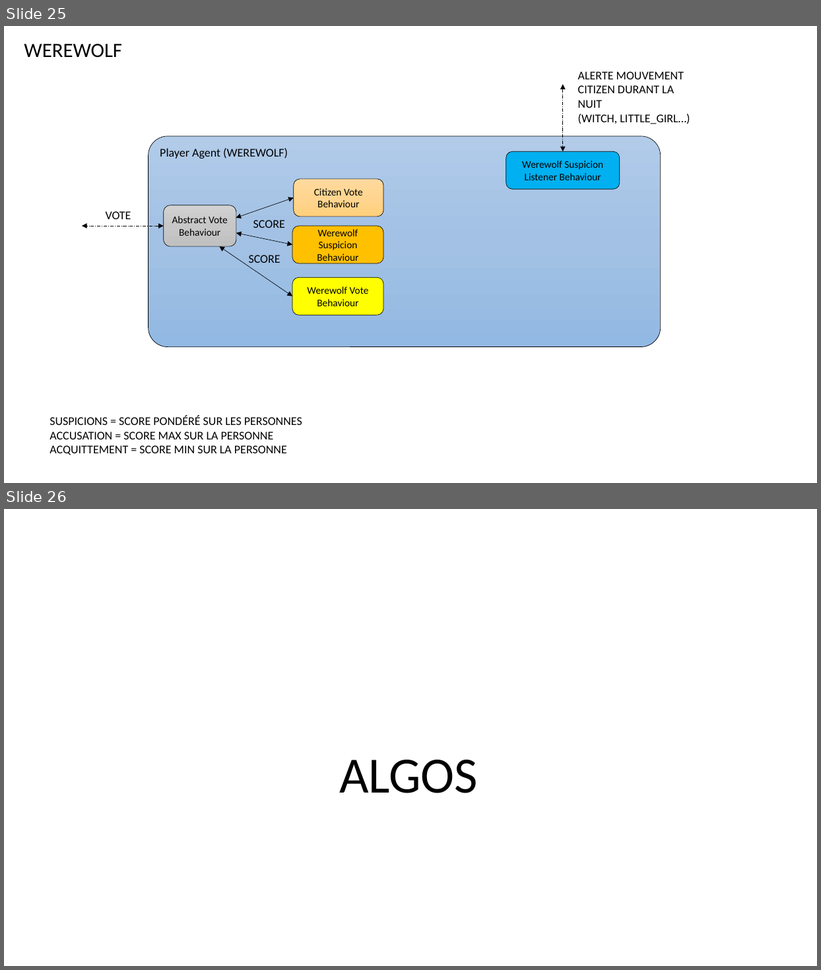
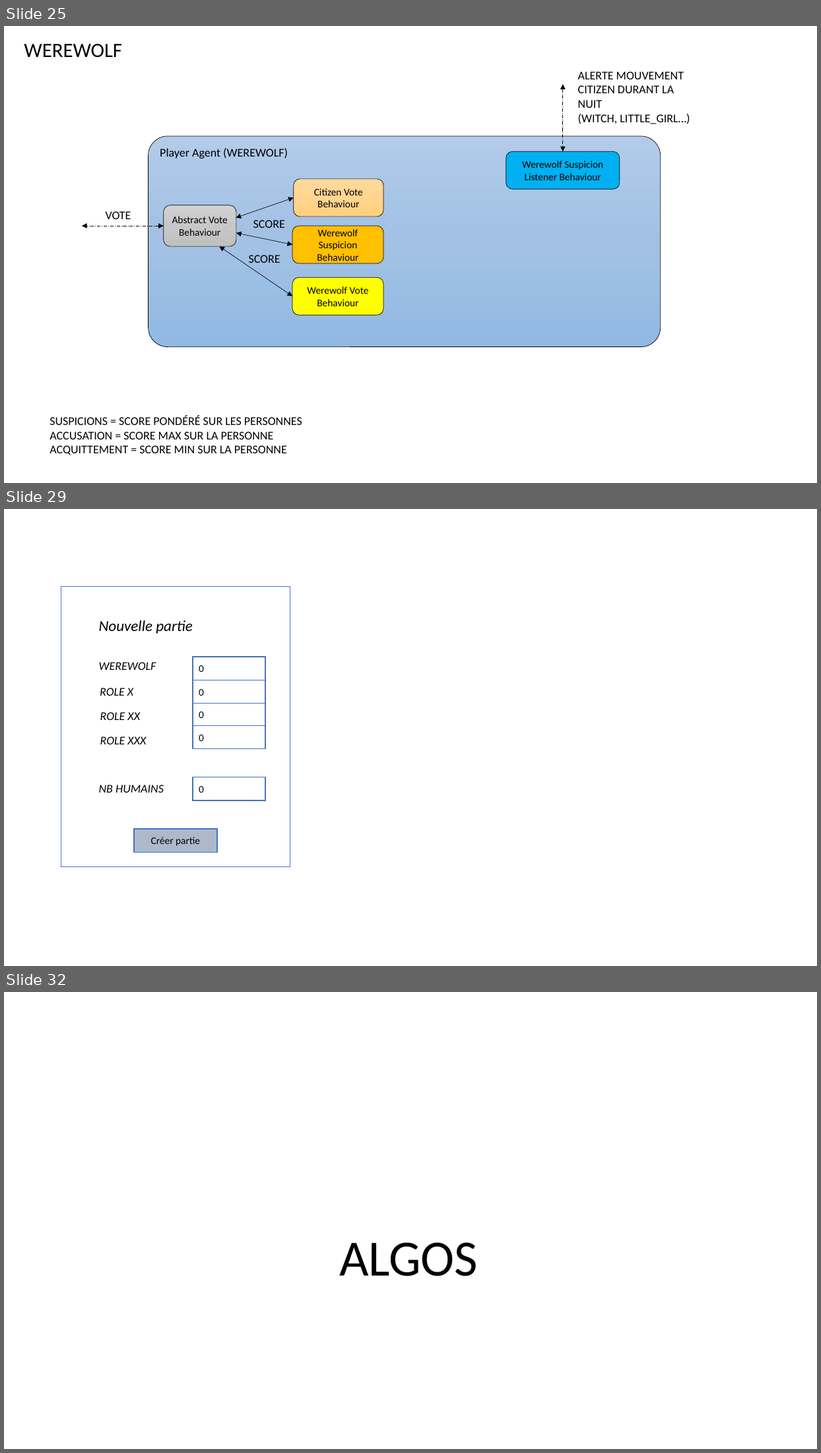
Before and after one commit to konamdav/Loup-Garou, a slide deck: README.pptx. Shown one above the other, each under a label of ours: slides 25 and 26 before the commit, slides 25, 29 and 32 after it; the slides between them are not shown. The pictures are 821x970 and 821x1453 pixels, drawn with LibreOffice and Linux fonts; fonts in the diff are those of the drawing. Boxes give left, top, right and bottom in pixels: in the first picture for what was removed or moved away, otherwise in the second. Text is boxed around its words. In the diff, an @@ line names an element or a change of style, - is before the commit and + after.

```diff
--- a/README.pptx
+++ b/README.pptx
@@ slide 29 added at [4, 509, 817, 966], background #FFFFFF @@
@@ rounded rectangle added at [61, 586, 290, 867], fill #FFFFFF, outline #4472C4 1 pt @@
@@ text added at [99, 621, 193, 634], 18 pt, text #000000, italic @@
+Nouvelle partie
@@ text added at [99, 662, 156, 670], 14 pt, text #000000, italic @@
+WEREWOLF
@@ rounded rectangle added at [193, 657, 265, 680], fill #FFFFFF, outline #4472C4 1 pt, 12 pt, text #000000 @@
+0
@@ rounded rectangle added at [193, 681, 265, 704], fill #FFFFFF, outline #4472C4 1 pt, 12 pt, text #000000 @@
+0
@@ text added at [100, 688, 133, 696], 14 pt, text #000000, italic @@
+ROLE X
@@ rounded rectangle added at [193, 703, 265, 726], fill #FFFFFF, outline #4472C4 1 pt, 12 pt, text #000000 @@
+0
@@ text added at [100, 712, 140, 720], 14 pt, text #000000, italic @@
+ROLE XX
@@ rounded rectangle added at [193, 725, 265, 749], fill #FFFFFF, outline #4472C4 1 pt, 12 pt, text #000000 @@
+0
@@ text added at [100, 737, 146, 745], 14 pt, text #000000, italic @@
+ROLE XXX
@@ text added at [99, 785, 164, 793], 14 pt, text #000000, italic @@
+NB HUMAINS
@@ rounded rectangle added at [193, 778, 265, 801], fill #FFFFFF, outline #4472C4 1 pt, 12 pt, text #000000 @@
+0
@@ rounded rectangle added at [134, 829, 217, 852], fill #ADB9CA, outline #4472C4 1 pt, 12 pt, text #000000 @@
+Créer partie
@@ what was slide 26 is now slide 32 @@
```
Also in this commit, not shown: 5 other slides added.
